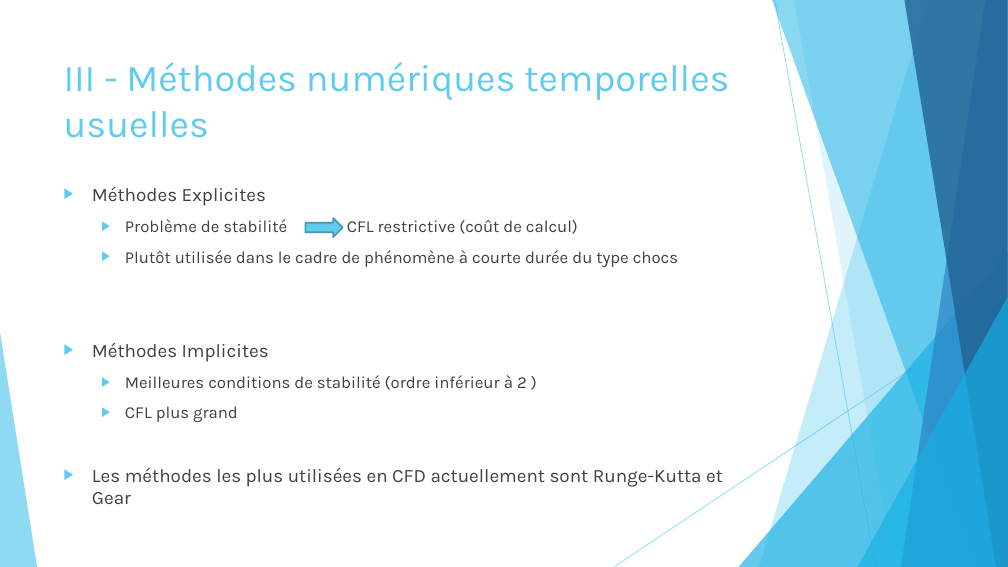
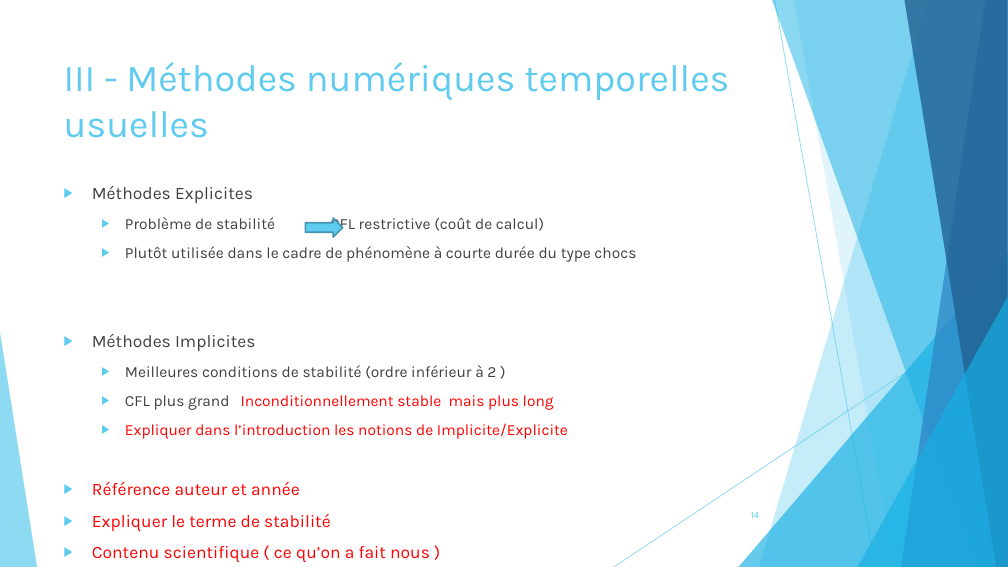
Before and after one commit to pierreXVI/PIE, a slide deck: slide 14 of oral_presentation/Oral_presentation_12_02_2019.pptx (slide 12 before the commit). Drawn at 1008x567 pixels with LibreOffice and Linux fonts; fonts in the diff are those of the drawing. Boxes give left, top, right and bottom in pixels: in the first picture for what was removed or moved away, otherwise in the second. Text is boxed around its words. In the diff, an @@ line names an element or a change of style, - is before the commit and + after.

```diff
--- a/oral_presentation/Oral_presentation_12_02_2019.pptx
+++ b/oral_presentation/Oral_presentation_12_02_2019.pptx
@@ text at bbox=[92, 186, 636, 379]: size 18 to 16.6 pt in "Méthodes Explicites", "Méthodes Implicites"; size 16 to 14.8 pt in "Problème de stabilité CFL restrictive (coût de ...", "Plutôt utilisée dans le cadre de phénomène ...", "Meilleures conditions de stabilité (ordre inférieur à ..." @@
@@ text at bbox=[92, 395, 568, 562]: text changed; size 18 to 14.8 pt; text colour #404040 to #FF0000 @@
-  ▶ CFL plus grand
-▶ Les méthodes les plus utilisées en CFD actuellement sont Runge-Kutta et Gear
+  ▶ CFL plus grand Inconditionnellement stable mais plus long
+  ▶ Expliquer dans l’introduction les notions de Implicite/Explicite
+▶ Référence auteur et année
+▶ Expliquer le terme de stabilité
+▶ Contenu scientifique ( ce qu’on a fait nous )
@@ page number added at bbox=[751, 512, 759, 518], 9 pt, text #5FCBEF @@
+14
```
Also in this commit, not shown: 20 other slides changed, 5 slides added, 1 slide removed.
